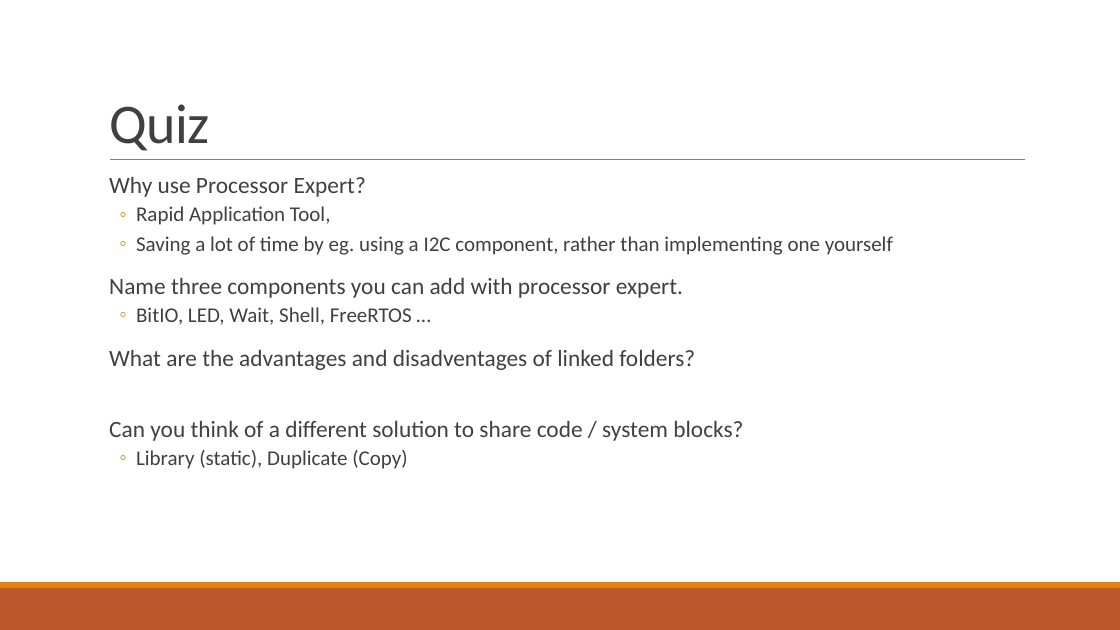
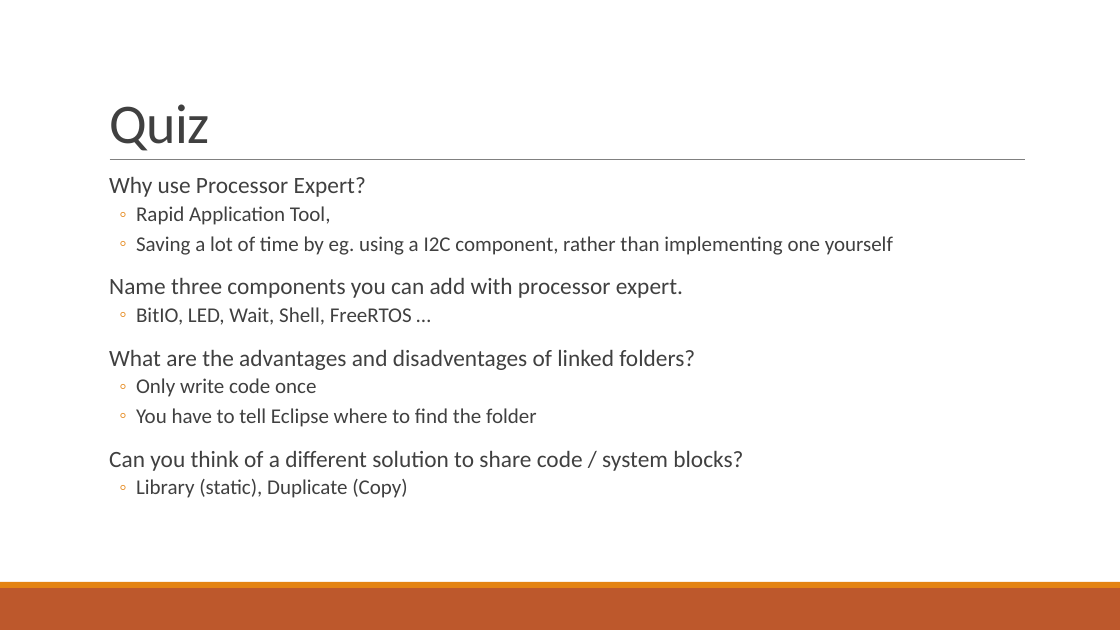
Before and after one commit to tamattma/INTRO_TeamMazeRunner, a slide deck: slide 7 of Recap/RECAP - Processor Expert & Project Structure.pptx. Drawn at 1120x630 pixels with LibreOffice and Linux fonts; fonts in the diff are those of the drawing. Boxes give left, top, right and bottom in pixels: in the first picture for what was removed or moved away, otherwise in the second. Text is boxed around its words. In the diff, an @@ line names an element or a change of style, - is before the commit and + after.

```diff
--- a/Recap/RECAP - Processor Expert & Project Structure.pptx
+++ b/Recap/RECAP - Processor Expert & Project Structure.pptx
@@ text at [136,378,537,427]: paragraphs added @@
+  ◦ Only write code once
+  ◦ You have to tell Eclipse where to find the folder
```
Also in this commit, not shown: 1 other slide changed.
